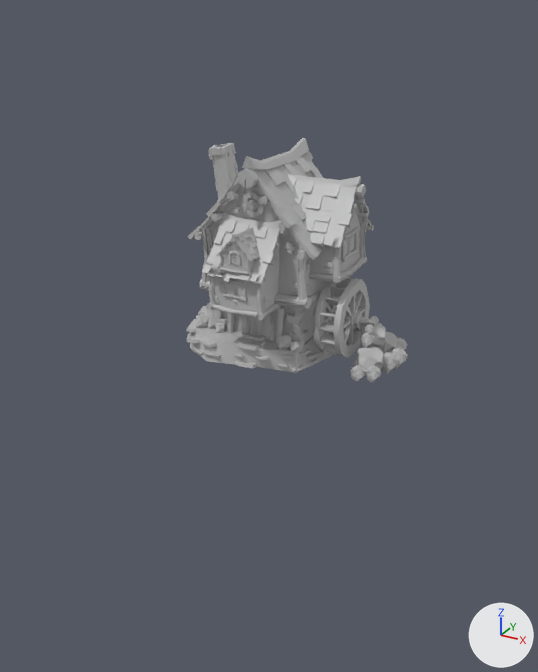
The FBX model Assets/Assets3D/ENV/Home/casa tiefling.fbx, before and after one commit.
Rendered twice from a 50 mm lens placed at (18.1, -33.8, 17.1), pointed at (-0.6, 0.1, 0.2). The lights are fixed; the arrows at lower right show +X, +Y and +Z. Where no turn or scale is listed for an object, it has been applied to the vertices.

The scene before the commit, as lines of its bpy script (objects in view):
```python
me_mesh_001 = bpy.data.meshes.new('Mesh.001')
me_mesh_001.from_pydata(...)  # 1264 vertices, 2464 faces; spans x -1.31..1.31, y -2.53..2.53, z -0.31..2.47
me_mesh_001.materials.append(mat_lambert1)  # grey #bcbcbc
me_mesh_002 = bpy.data.meshes.new('Mesh.002')
me_mesh_002.from_pydata(...)  # 801 vertices, 672 faces; spans x -1.7..1.7, y -2.09..2.09, z -2.09..2.09
me_mesh_002.materials.append(mat_lambert1)  # grey #bcbcbc
me_mesh_003 = bpy.data.meshes.new('Mesh.003')
me_mesh_003.from_pydata(...)  # 11738 vertices, 11498 faces; spans x -4.03..4.76, y -4.8..3.2, z 0.67..10.76
me_mesh_003.materials.append(mat_lambert1)  # grey #bcbcbc
ob_casa = bpy.data.objects.new('casa', me_mesh_003)
ob_casa.location = (0.0, 0.0, 0.0)
ob_mulino = bpy.data.objects.new('mulino', me_mesh_002)
ob_mulino.location = (3.91, 0.0, 2.28)
ob_rocce = bpy.data.objects.new('rocce', me_mesh_001)
ob_rocce.location = (5.97, 0.3, 0.0)
# also in view: 'terrazza' at (-0.8, -0.3, 0.5)
```
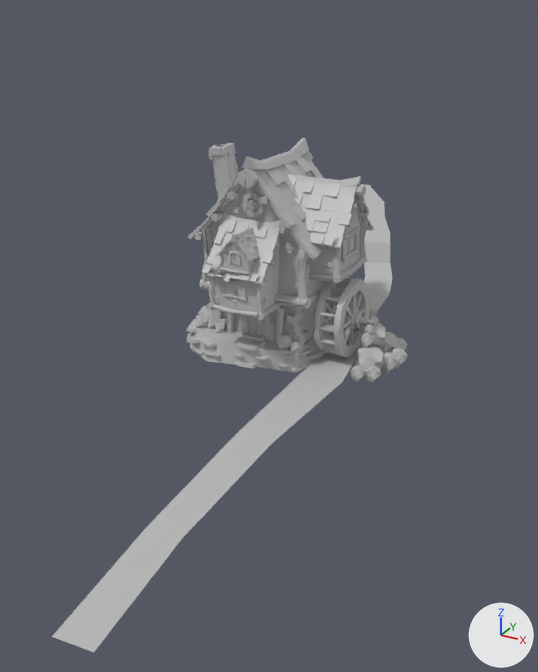
Pixel boxes [x1, y1, x2, y2] of what changed, in the pictures (538 x 672 px):
'Water', added
    after: [52, 185, 393, 652]
'cascatelle', added
    after: [350, 240, 390, 328]

Edits to the bpy script that builds the scene:
```text
Add me_mesh_005:
    me_mesh_005.from_pydata(...)  # 30 vertices, 12 faces; spans x -14.0..1.7, y -19.9..29.3, z 0.2..3.2
    me_mesh_005.materials.append(mat_lambert1)  # grey #bcbcbc
Add me_mesh_004:
    me_mesh_004.from_pydata([(-1.66, 3.1, 0.17), (-0.13, 3.83, 0.17), (-0.42, 4.4, 1.47), (-1.96, 3.67, 1.47), (0.32, -4.43, -1.47), (2.01, -4.26, -1.47), (1.95, -3.65, -0.19), (0.26, -3.81, -0.19), (1.17, -4.35, -1.47), (1.11, -3.73, -0.19), (-0.89, 3.47, 0.17), (-1.19, 4.04, 1.47), (-1.87, 3.48, 1.33), (-1.11, 3.84, 1.33), (-0.34, 4.21, 1.33), (0.28, -4.04, -0.38), (1.12, -3.95, -0.38), (1.97, -3.87, -0.38)], [], [(12, 13, 11, 3), (15, 16, 9, 7), (9, 16, 17, 6), (11, 13, 14, 2), (13, 12, 0, 10), (1, 14, 13, 10), (16, 15, 4, 8), (5, 17, 16, 8)])
    me_mesh_004.materials.append(mat_lambert1)  # grey #bcbcbc
Add ob_water:
    ob_water = bpy.data.objects.new('Water', me_mesh_005)
    ob_water.location = (4.23, -2.41, 0.0)
Add ob_cascatelle:
    ob_cascatelle = bpy.data.objects.new('cascatelle', me_mesh_004)
    ob_cascatelle.location = (2.62, 7.23, 1.69)
```
